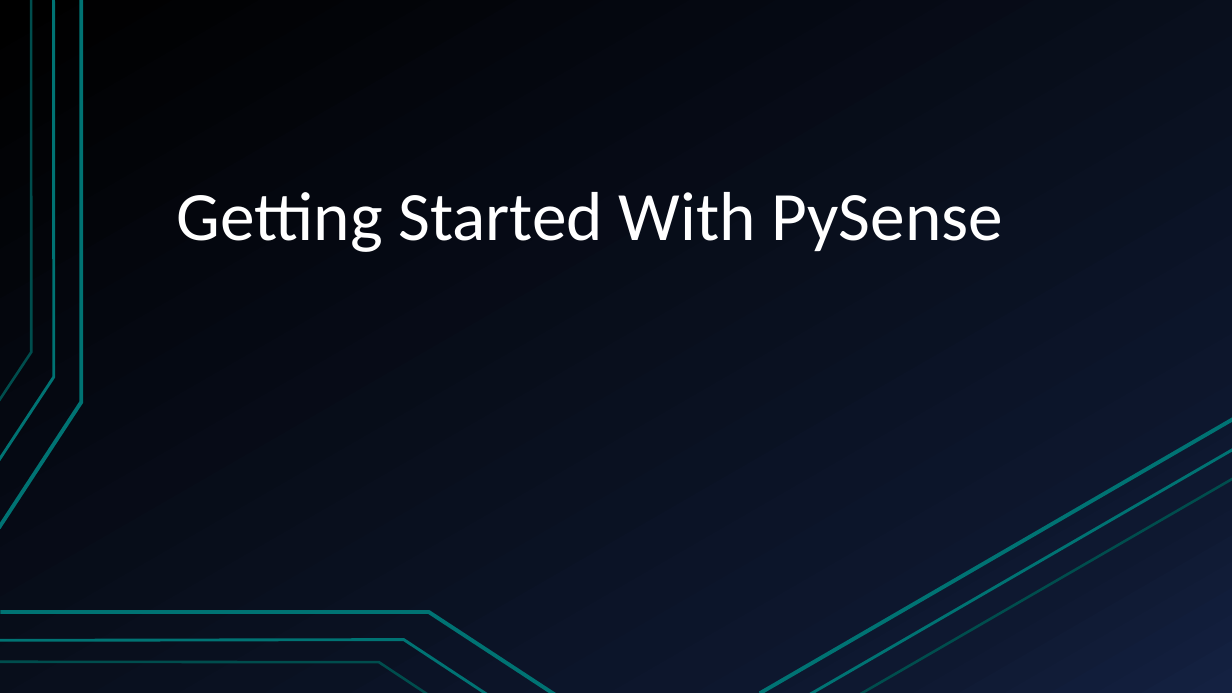
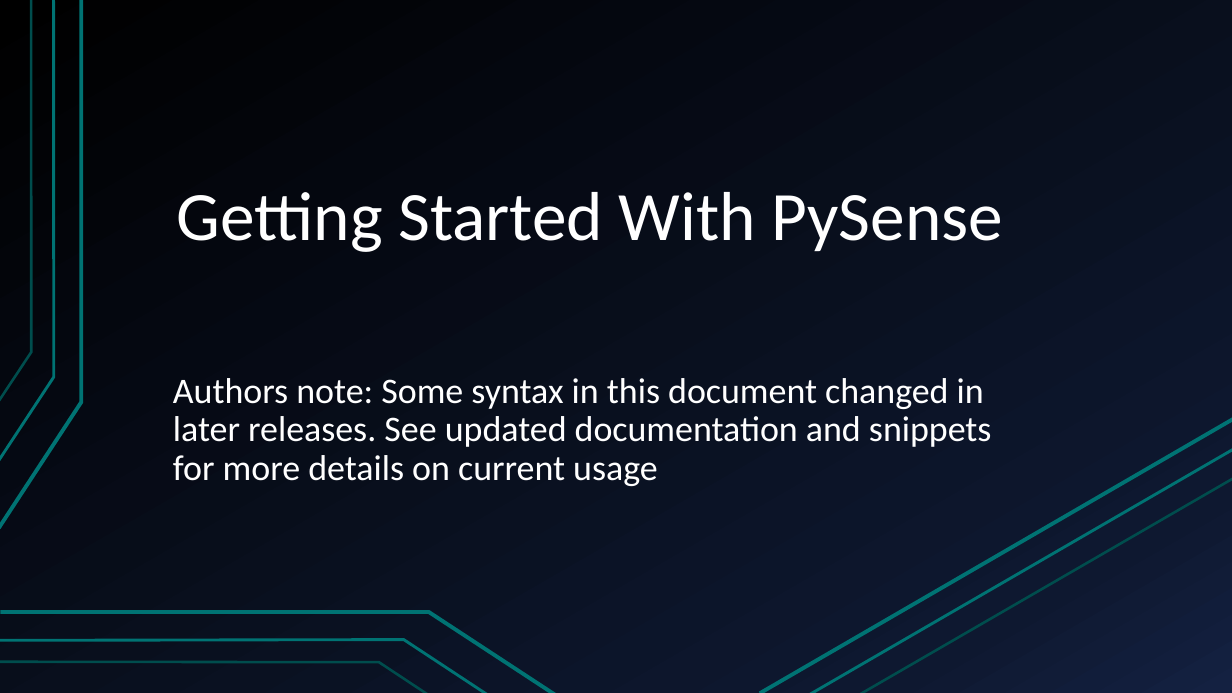
Before and after one commit to nathangiusti/PySense, a slide deck: slide 1 of PySenseTutorial.pptx. Drawn at 1232x693 pixels with LibreOffice and Linux fonts; fonts in the diff are those of the drawing. Boxes give left, top, right and bottom in pixels: in the first picture for what was removed or moved away, otherwise in the second. Text is boxed around its words. In the diff, an @@ line names an element or a change of style, - is before the commit and + after.

```diff
--- a/PySenseTutorial.pptx
+++ b/PySenseTutorial.pptx
@@ text added at [173, 378, 992, 486], 28 pt, text #FFFFFF @@
+Authors note: Some syntax in this document changed in later releases. See updated documentation and snippets for more details on current usage
```
Also in this commit, not shown: 16 other files.
